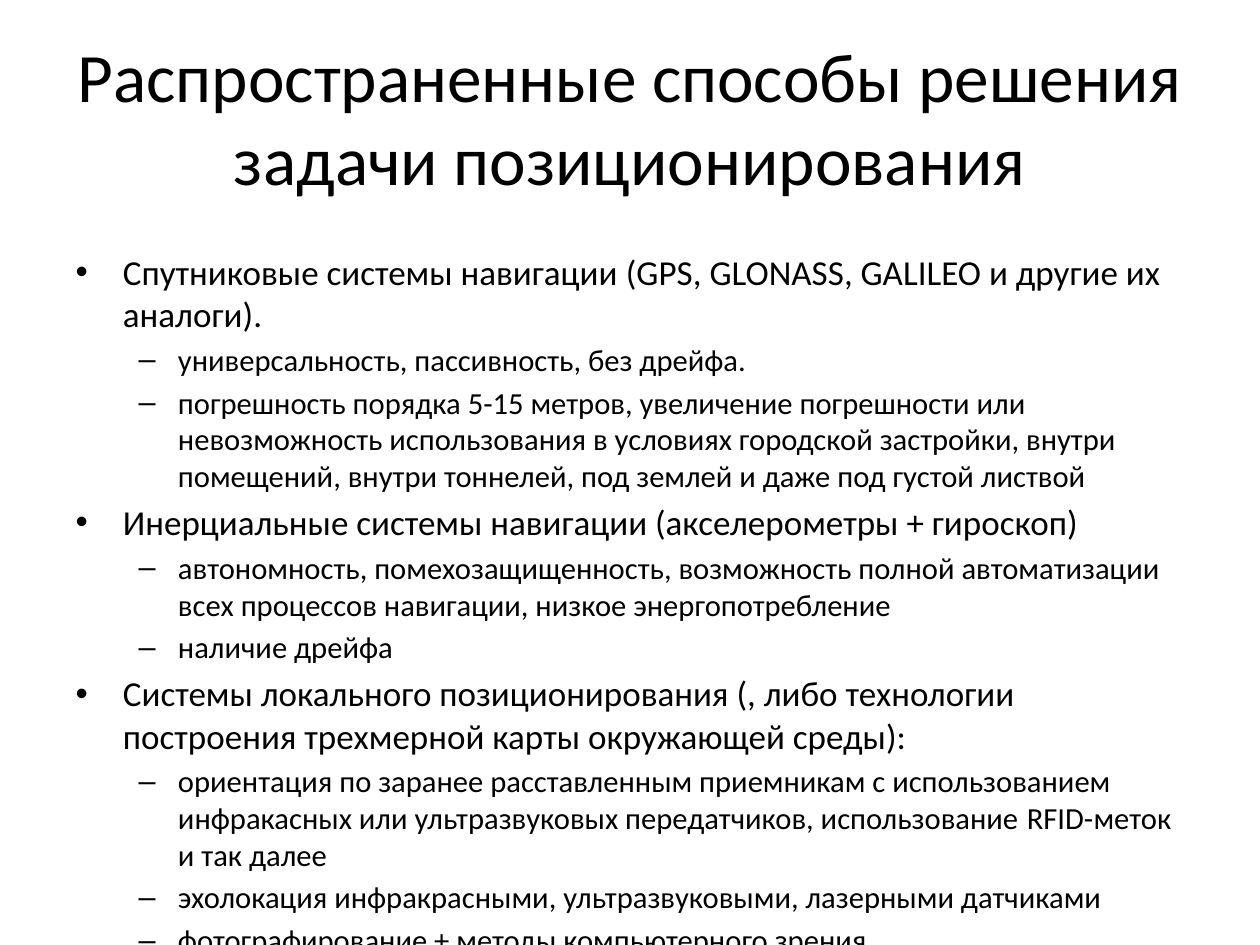
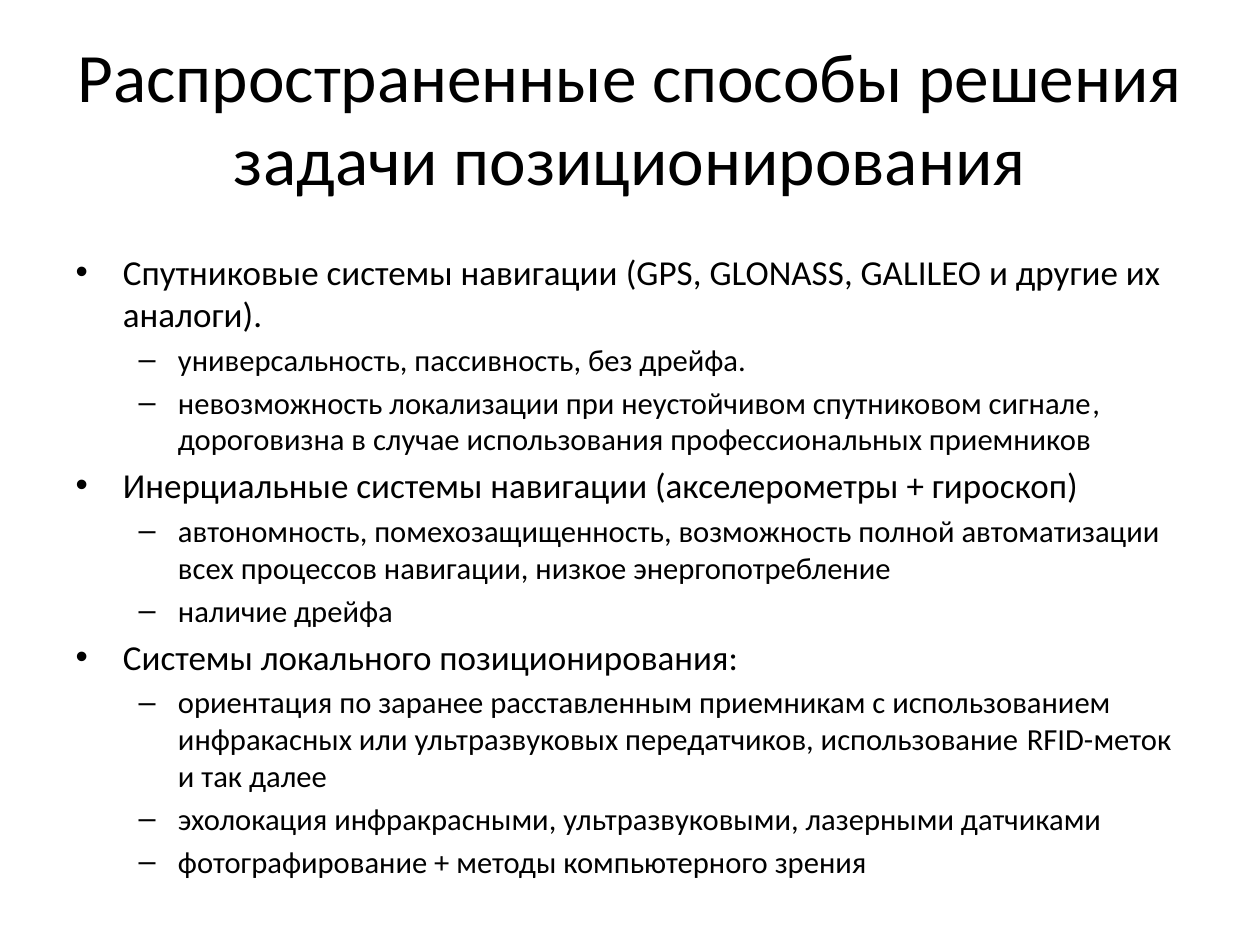
Before and after one commit to pkuderov/gyrocam, a slide deck: slide 2 of presentation.pptx. Drawn at 1260x945 pixels with LibreOffice and Linux fonts; fonts in the diff are those of the drawing. Boxes give left, top, right and bottom in pixels: in the first picture for what was removed or moved away, otherwise in the second. Text is boxed around its words. In the diff, an @@ line names an element or a change of style, - is before the commit and + after.

```diff
--- a/presentation.pptx
+++ b/presentation.pptx
@@ text at (178,393,1100,455): text changed @@
-  – погрешность порядка 5-15 метров, увеличение погрешности или невозможность использования в условиях городской застройки, внутри помещений, внутри тоннелей, под землей и даже под густой листвой
+  – невозможность локализации при неустойчивом спутниковом сигнале, дороговизна в случае использования профессиональных приемников
@@ text at (123,647,738,676): text changed @@
-• Системы локального позиционирования (, либо технологии построения трехмерной карты окружающей среды):
+• Системы локального позиционирования:
```
Also in this commit, not shown: 4 other slides changed, 3 slides added, 26 other files.
